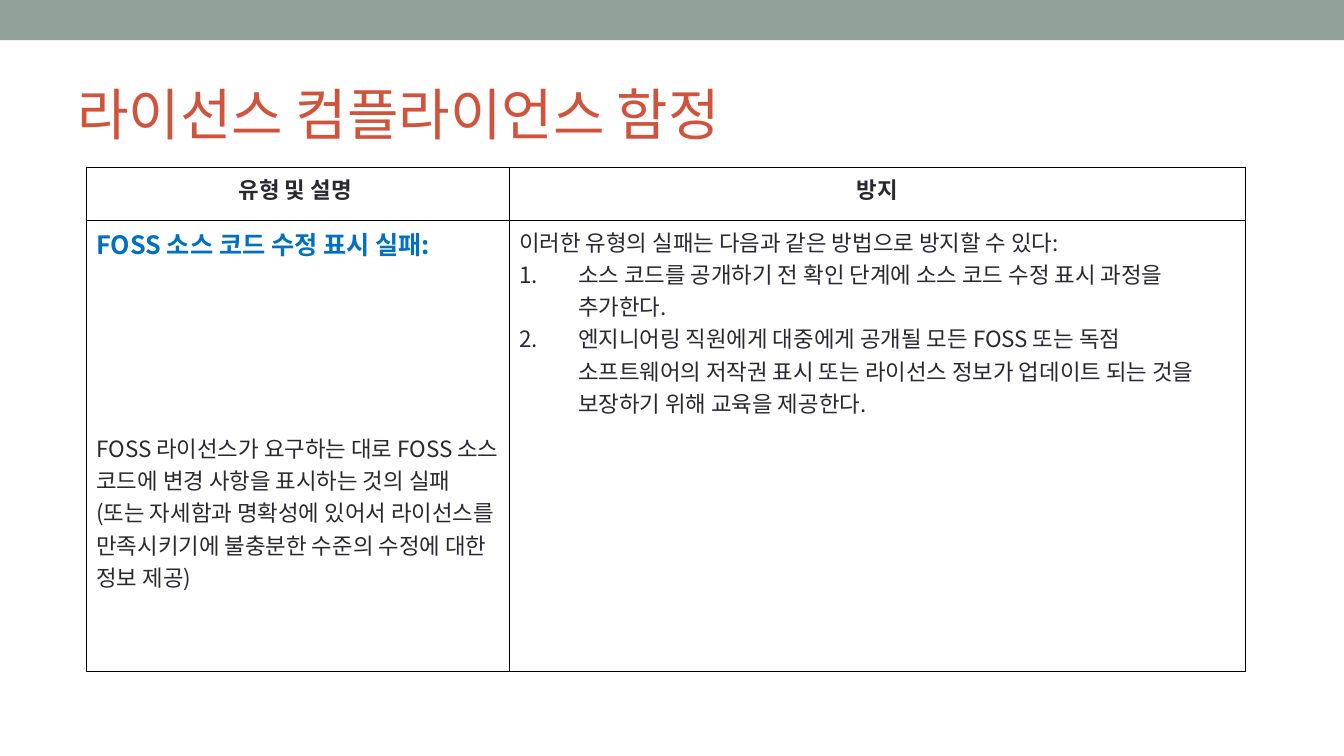
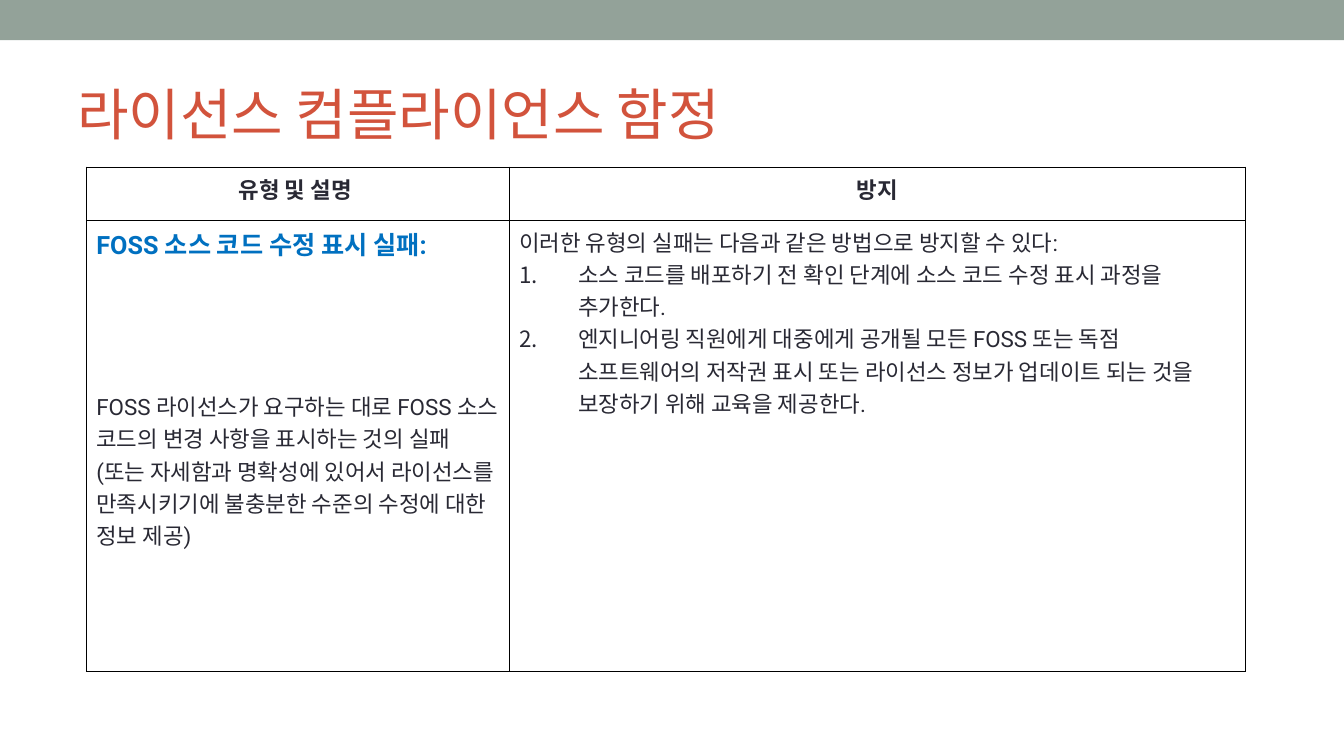
Before and after one commit to OpenChain-KWG/Curriculum-Translation-KR, a slide deck: slide 73 of target/slides/openchain-curriculum-for-1-1.pptx. Drawn at 1344x756 pixels with LibreOffice and Linux fonts; fonts in the diff are those of the drawing; background and template pictures are left out. Boxes give left, top, right and bottom in pixels: in the first picture for what was removed or moved away, otherwise in the second. Text is boxed around its words. In the diff, an @@ line names an element or a change of style, - is before the commit and + after.

```diff
--- a/target/slides/openchain-curriculum-for-1-1.pptx
+++ b/target/slides/openchain-curriculum-for-1-1.pptx
@@ table at [87, 167, 1246, 553] @@
-row 2, column 1: FOSS 소스 코드 수정 표시 실패: / FOSS 라이선스가 요구하는 대로 FOSS 소스 코드에 변경 사항을 표시하는 것의 실패 (또는 자세함과 명확성에 있어서 라이선스를 만족시키기에 불충분한 수준의 수정에 대한 정보 제공)
+row 2, column 1: FOSS 소스 코드 수정 표시 실패: / FOSS 라이선스가 요구하는 대로 FOSS 소스 코드의 변경 사항을 표시하는 것의 실패 (또는 자세함과 명확성에 있어서 라이선스를 만족시키기에 불충분한 수준의 수정에 대한 정보 제공)
-row 2, column 2: 이러한 유형의 실패는 다음과 같은 방법으로 방지할 수 있다: / 소스 코드를 공개하기 전 확인 단계에 소스 코드 수정 표시 과정을 추가한다. / 엔지니어링 직원에게 대중에게 공개될 모든 FOSS 또는 독점 소프트웨어의 저작권 표시 또는 라이선스 정보가 업데이트 되는 것을 보장하기 위해 교육을 제공한다.
+row 2, column 2: 이러한 유형의 실패는 다음과 같은 방법으로 방지할 수 있다: / 소스 코드를 배포하기 전 확인 단계에 소스 코드 수정 표시 과정을 추가한다. / 엔지니어링 직원에게 대중에게 공개될 모든 FOSS 또는 독점 소프트웨어의 저작권 표시 또는 라이선스 정보가 업데이트 되는 것을 보장하기 위해 교육을 제공한다.
@@ font Noto Sans CJK KR to Roboto in "유형 및 설명", "방지" @@
```
Also in this commit, not shown: 82 other slides changed, 3 other files.
